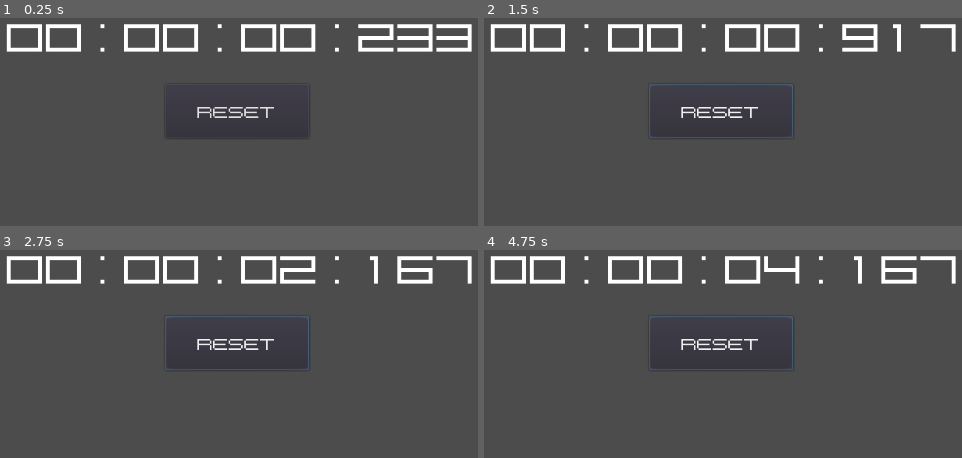
Above: before the commit, frames 1-4 (two rows, left to right).
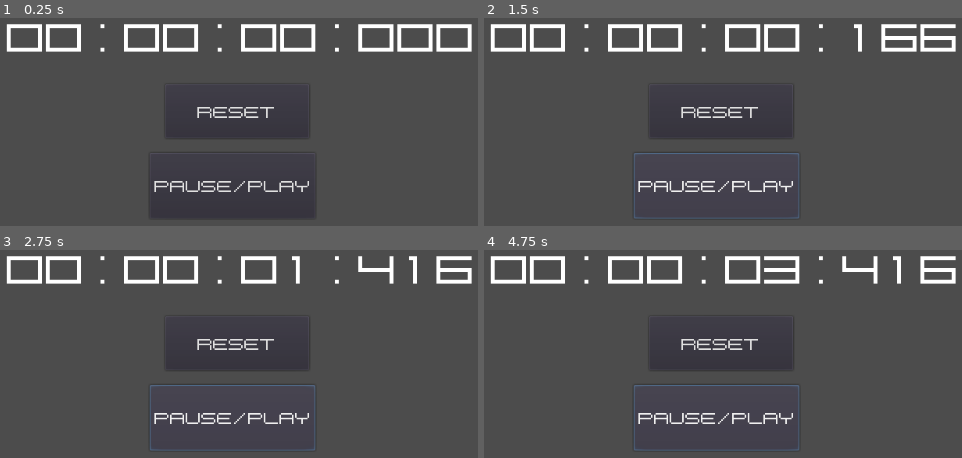
Above: after the commit, the same moments.

Repository: Immac/prototype-restart-timer-after-closing
Game: Godot game, scene res://Main.tscn
Same seed, same stepped clock (60 frames per second), same inputs: the game is played once before the commit and once after it.
Inputs (mouse positions are in pixels of both pictures, inside the frame that each line leads up to):
- Up to frame 1 (0.25 s): no input
- Up to frame 2 (1.5 s): click "reset" at 0.5 s; click (718, 186) at 1.25 s, where only the run after the commit has a clickable "Pause/Play"
- Up to frame 3 (2.75 s): no input
- Up to frame 4 (4.75 s): no input

The runs differ from the first frame. In frame 1, 1.2% of the frame differs, in the area x 32-98%, y 4-84%; in frame 2, 3.0%; in frame 3, 3.4%, in the area x 31-99%, y 2-97%; in frame 4, 3.1%.

Commit message:
makes the timer pause, and also persist through shutdown

Diff:
--- a/src/Main.gd
+++ b/src/Main.gd
@@ -1,36 +1,46 @@
 extends Control
 
-var time := 0
-onready var time_start = OS.get_system_time_msecs()
+var is_running := false
+var time_elapsed := 0.0
+var time_paused := 0.0
+var time_to_display setget,get_time_to_display
+
 onready var label := get_node("Label")
-
 func _ready():
 	load_game()
 	pass
 
-func _process(delta):
-	time = OS.get_system_time_msecs() - time_start
+func get_time_to_display() -> float:
+	return time_elapsed - time_paused
+
+func _process(delta:float):
+	var delta_ms := delta * 1000
+
+	time_elapsed += delta_ms
+	if not is_running:
+		time_paused += delta_ms
 
 func _physics_process(_delta):
+	save()
+	label.text = formatted_time(self.time_to_display)
 
-	label.text = formatted_time(time)
-	save()
-
-func formatted_time(time:int) -> String:
+func formatted_time(time:float) -> String:
 	var mils = fmod(time,1000)
 	var secs = fmod(time/1000,60)
 	var mins = fmod(time/(1000*60),60)
 	var hours = fmod(time/(1000*60*60),60)
-	var days = fmod(time/(1000*60*60*60),24)
+	var _days = fmod(time/(1000*60*60*60),24)
 	return "%02d:%02d:%02d:%03d" % [hours,mins,secs,mils]
 
 func serialize():
 	return {
-		"time_start":time_start
+		"save_time":OS.get_system_time_msecs(), #This would be better as metadata on the save itself, but this is a prototype
+		"time_paused":time_paused,
+		"time_elapsed":time_elapsed,
+		"is_running":is_running
 	}
 
 func save():
-#	print_debug("Saving the game.")
 	var save_game := File.new()
 	var err = OK
 	for i in 1:
@@ -50,8 +60,13 @@
 
 	save_game.open("user://savegame.save", File.READ)
 	while save_game.get_position() < save_game.get_len():
-		var node_data = parse_json(save_game.get_line())
-		time_start = node_data.get("time_start",time_start)
+		var save_data = parse_json(save_game.get_line())
+		var save_elapsed_time = OS.get_system_time_msecs() - save_data.save_time
+		self.time_elapsed = save_data.time_elapsed
+		self.time_paused = save_data.time_paused
+		self.is_running = save_data.is_running
+		if save_data.is_running:
+			self.time_elapsed += save_elapsed_time
 	save_game.close()
 
 func handle_error(error):
@@ -59,7 +74,15 @@
 	pass
 
 func reset():
-	time_start = OS.get_system_time_msecs()
+	self.time_elapsed = 0
+	self.time_paused = 0
 
+func toggle_pause():
+	is_running = not is_running
+
+# signals
 func _on_Button_pressed():
 	reset()
+
+func _on_PausePlay_pressed():
+	toggle_pause()
--- a/src/Main.tscn
+++ b/src/Main.tscn
@@ -1,7 +1,14 @@
-[gd_scene load_steps=5 format=2]
+[gd_scene load_steps=7 format=2]
 
 [ext_resource path="res://Main.gd" type="Script" id=1]
 [ext_resource path="res://fonts/probe/PROBE_10PX_TTF.ttf" type="DynamicFontData" id=2]
+
+[sub_resource type="DynamicFont" id=3]
+size = 20
+font_data = ExtResource( 2 )
+
+[sub_resource type="Theme" id=4]
+default_font = SubResource( 3 )
 
 [sub_resource type="DynamicFont" id=1]
 size = 50
@@ -18,6 +25,7 @@
 margin_top = -1.0
 margin_right = 4.0
 margin_bottom = -1.0
+theme = SubResource( 4 )
 script = ExtResource( 1 )
 __meta__ = {
 "_edit_use_anchors_": false
@@ -44,4 +52,18 @@
 custom_fonts/font = SubResource( 2 )
 text = "reset"
 
+[node name="PausePlay" type="Button" parent="."]
+anchor_top = 0.5
+anchor_right = 1.0
+anchor_bottom = 0.5
+margin_left = 394.783
+margin_top = 150.622
+margin_right = -417.217
+margin_bottom = 234.622
+text = "Pause/Play"
+__meta__ = {
+"_edit_use_anchors_": false
+}
+
 [connection signal="pressed" from="Button" to="." method="_on_Button_pressed"]
+[connection signal="pressed" from="PausePlay" to="." method="_on_PausePlay_pressed"]
